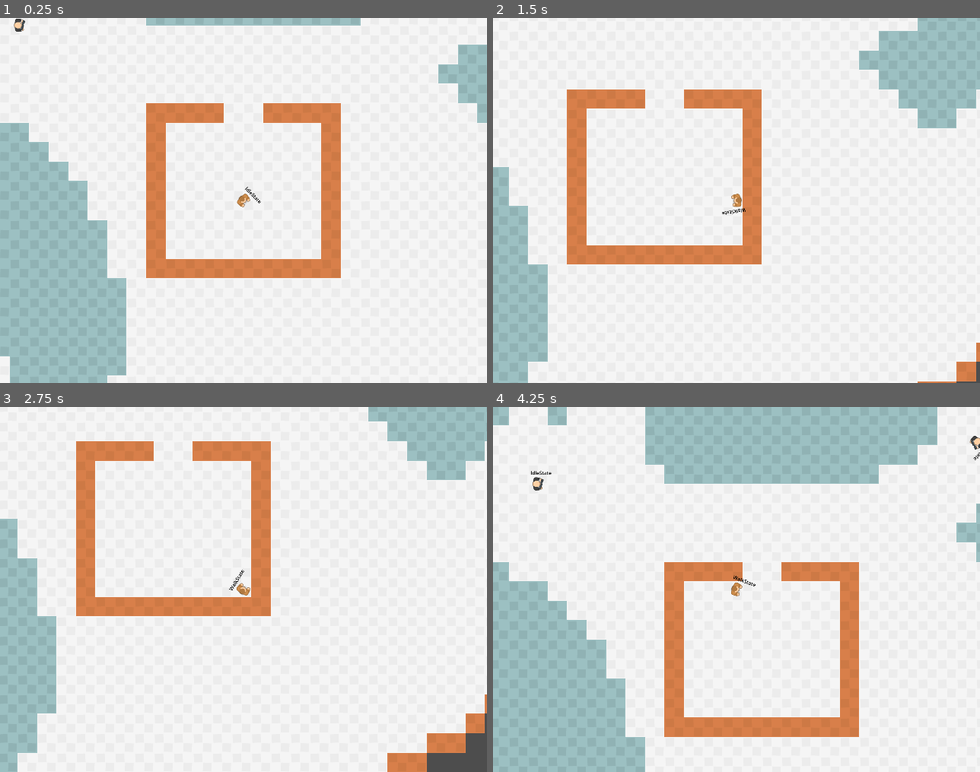
Above: before the commit, frames 1-4 (two rows, left to right).
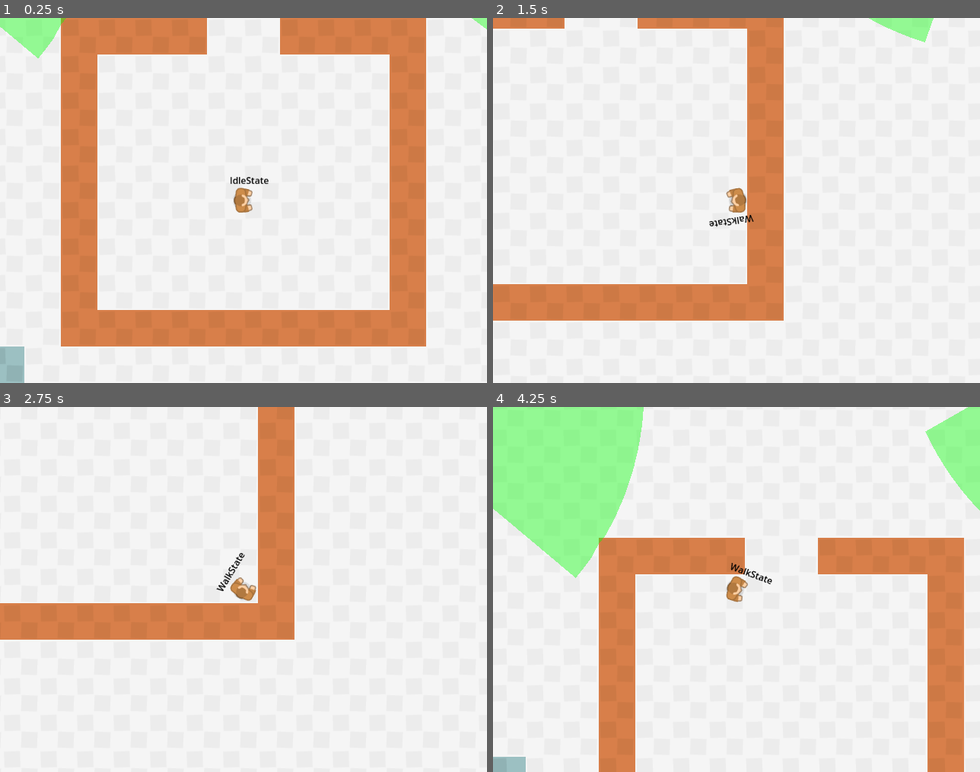
Above: after the commit, the same moments.

Repository: ChewieCB/LD52-Godot4
Game: Godot game, scene res://src/levels/test/TestLevel.tscn
Same seed, same stepped clock (60 frames per second), same inputs: the game is played once before the commit and once after it.
Inputs (mouse positions are in pixels of both pictures, inside the frame that each line leads up to):
- Up to frame 1 (0.25 s): no input
- Up to frame 2 (1.5 s): tap Enter at 0.5 s; move the mouse to (843, 182) at 0.52 s; hold D (move_right) 0.53-1.28 s; move the mouse to (639, 218) at 1.27 s; hold S (move_down) from 1.28 s (still down)
- Up to frame 3 (2.75 s): move the mouse to (292, 509) at 2.02 s; release S (move_down) at 2.03 s; hold D (move_right) from 2.03 s (still down)
- Up to frame 4 (4.25 s): tap R (reset) at 2.75 s; move the mouse to (712, 662) at 2.77 s; release D (move_right) at 2.78 s; hold W (move_up) 2.78-3.53 s; move the mouse to (882, 644) at 3.52 s; hold A (move_left) from 3.53 s (still down)

The runs differ from the first frame. In frame 1, 44% of the frame differs, in the area x 0-100%, y 0-100%; in frame 2, 26%; in frame 3, 22%; in frame 4, 54%.
Error before the commit: Invalid call. Nonexistent function 'get_next_location' in base 'NavigationAgent2D'. (res://src/characters/enemies/base_enemy.gd:38)
Error after the commit: Invalid call. Nonexistent function 'set_target_location' in base 'NavigationAgent2D'. (res://src/characters/enemies/base_enemy.gd:43)

Commit message:
Implemented view cones and enemy FOV

Diff:
--- a/src/characters/enemies/BaseEnemy.tscn
+++ b/src/characters/enemies/BaseEnemy.tscn
@@ -10,6 +10,7 @@
 [ext_resource type="Script" path="res://src/characters/enemies/states/search_state.gd" id="8_psnr6"]
 [ext_resource type="Script" path="res://src/characters/enemies/states/return_state.gd" id="9_jor3s"]
 [ext_resource type="Script" path="res://src/characters/enemies/states/attack_state.gd" id="10_g7cen"]
+[ext_resource type="Script" path="res://src/characters/enemies/view_cone.gd" id="11_8eg5v"]
 
 [sub_resource type="RectangleShape2D" id="RectangleShape2D_bdcfo"]
 size = Vector2(41, 47)
@@ -96,6 +97,7 @@
 [node name="AttackDelayTimer" type="Timer" parent="StateManager/AttackState"]
 
 [node name="ViewCone" type="Area2D" parent="."]
+script = ExtResource("11_8eg5v")
 
 [node name="CollisionShape2D" type="CollisionShape2D" parent="ViewCone"]
 
@@ -115,4 +117,3 @@
 text = "STATE"
 
 [connection signal="timeout" from="StateManager/AttackState/AttackDelayTimer" to="StateManager/AttackState" method="_on_attack_delay_timer_timeout"]
-[connection signal="target_reached" from="NavigationAgent2D" to="StateManager/MoveState/ReturnState" method="_on_navigation_agent_2d_target_reached"]
--- a/src/characters/enemies/base_enemy.gd
+++ b/src/characters/enemies/base_enemy.gd
@@ -1,11 +1,13 @@
 class_name BaseEnemy
 extends BaseCharacter
 
+@export @onready var player: Player
 @export @onready var target_node: Node
 var target: Vector2
 @onready var _agent = $NavigationAgent2D
 @onready var initial_position := self.global_position
 @onready var initial_rotation := self.global_rotation
+@onready var viewcone = $ViewCone
 
 var distance_to_target: float
 var next_location: Vector2
@@ -14,13 +16,10 @@
 
 func _ready() -> void:
 	super._ready()
-	target = target_node.global_position
+	if target_node:
+		target = target_node.global_position
 	if target:
 		_agent.set_target_location(target)
-
-
-func _draw() -> void:
-	draw_circle(to_local(initial_position), 8.0, Color.RED)
 
 
 func _process(_delta: float) -> void:
@@ -38,9 +37,21 @@
 		next_location = _agent.get_next_location()
 
 	# If we're too close, stop trying to get closer
-	if target_node and distance_to_target < 48:
-		return
+#	if target_node and distance_to_target < 48:
+#		return
 
 	_agent.set_target_location(target)
 
 	states.physics_process(delta)
+
+
+#func _on_view_cone_body_entered(body):
+#	if body is Player:
+#		target_node = body
+#		states.change_state($StateManager/MoveState/ChaseState)
+#
+#
+#
+#func _on_view_cone_body_exited(body):
+#	if body is Player:
+#		states.change_state($StateManager/MoveState/ReturnState)
--- a/src/characters/enemies/states/attack_state.gd
+++ b/src/characters/enemies/states/attack_state.gd
@@ -3,11 +3,10 @@
 @onready var timer := $AttackDelayTimer
 @export var move_state: AIMoveState
 
-var timer_finished: bool
+var timer_finished: bool = false
 
 
 func enter() -> void:
-	timer_finished = false
 	timer.start()
 
 
@@ -24,12 +23,13 @@
 		return move_state.chase_state
 
 	if timer_finished:
+		timer_finished = false
 		return move_state.return_state
 
 	return null
 
 
 func _on_attack_delay_timer_timeout():
-	if actor.target:
+	if actor.target_node:
 		actor.target_node.death()
 	timer_finished = true
--- a/src/characters/enemies/states/chase_state.gd
+++ b/src/characters/enemies/states/chase_state.gd
@@ -1,6 +1,8 @@
 extends AIMoveState
 
 @export var acceleration: float = 2000
+
+var has_lost_player: bool = false
 
 
 func enter() -> void:
@@ -8,13 +10,15 @@
 
 
 func physics_process(delta: float) -> BaseState:
+	if not actor.viewcone.overlaps_body(actor.player):
+		return return_state
+
 	if actor.distance_to_target < 60:
 		return attack_state
 
-	if actor._agent.is_navigation_finished():
-		await(get_tree().create_timer(1.0))
-
-	if not actor.can_chase or (actor.target_node and actor.target_node.is_dead):
+	if not actor.can_chase or \
+	not actor.target_node or \
+	(actor.target_node and actor.target_node.is_dead):
 		return return_state
 	else:
 		var direction := actor.global_position.direction_to(actor.next_location)
--- a/src/characters/enemies/states/idle_state.gd
+++ b/src/characters/enemies/states/idle_state.gd
@@ -8,7 +8,8 @@
 
 
 func physics_process(delta: float) -> BaseState:
-	if actor.distance_to_target > 120:
+	if actor.viewcone.overlaps_body(actor.player):
+		actor.target_node = actor.player
 		return chase_state
 
 	apply_friction(friction)
--- a/src/characters/enemies/states/return_state.gd
+++ b/src/characters/enemies/states/return_state.gd
@@ -20,21 +20,18 @@
 
 
 func physics_process(delta: float) -> BaseState:
-	if actor.global_position == actor.initial_position:
+	if actor._agent.is_navigation_finished():
 		return idle_state
 
-	if not actor.can_chase:
-		return idle_state
-	else:
-		var direction := actor.global_position.direction_to(actor.next_location)
-		actor.global_rotation = direction.angle()
-		var desired_velocity := direction * 400.0
-		var steering := (desired_velocity - actor.velocity) * delta * 4.0
-		apply_acceleration(steering)
-		apply_movement()
+	if actor.viewcone.overlaps_body(actor.player):
+		actor.target_node = actor.player
+		return chase_state
+
+	var direction := actor.global_position.direction_to(actor.next_location)
+	actor.global_rotation = direction.angle()
+	var desired_velocity := direction * 400.0
+	var steering := (desired_velocity - actor.velocity) * delta * 4.0
+	apply_acceleration(steering)
+	apply_movement()
 
 	return null
-
-
-func _on_navigation_agent_2d_target_reached():
-	pass
--- /dev/null
+++ b/src/characters/enemies/view_cone.gd
@@ -0,0 +1,69 @@
+extends Area2D
+
+@export var detection_radius: float = 512
+@export var view_angle: int:
+	set(val):
+		view_angle = val
+@export var FOV: int = 80
+
+@onready var actor = get_parent()
+
+var cell_size = Vector2(32, 32)
+var space_state
+
+var view_cone_points:
+	set(val):
+		view_cone_points = val
+		var new_shape = ConvexPolygonShape2D.new()
+		new_shape.points = (view_cone_points)
+		$CollisionShape2D.shape = new_shape
+var view_cone_points_colors
+var view_cone
+var draw_colour = Color.GREEN
+
+
+func _draw() -> void:
+	if view_cone_points:
+		draw_colour.a = 0.4
+		draw_polygon(view_cone_points, Array([draw_colour]))
+
+
+func _process(_delta) -> void:
+	queue_redraw()
+
+
+func _physics_process(delta) -> void:
+	space_state = get_world_2d().direct_space_state
+	view_cone = gen_circle_arc_poly(cell_size/2 + Vector2(-32, -18), detection_radius, view_angle - FOV/2, view_angle + FOV/2)
+	view_cone_points = view_cone[0]
+	view_cone_points_colors = view_cone[1]
+
+
+func gen_circle_arc_poly(center, radius, angle_from, angle_to) -> Array:
+	var nb_points = 32
+	var points_arc = Array()
+	var colors = Array()
+	points_arc.push_back(center)
+	colors.push_back(Color.FOREST_GREEN)
+
+	for i in range(nb_points + 1):
+		var angle_point = angle_from + i * (angle_to - angle_from) / nb_points
+		var _point = center + Vector2(
+			cos(deg_to_rad(angle_point)),
+			sin(deg_to_rad(angle_point))
+		) * radius
+		# Check if the point collides with anything
+		var query = PhysicsRayQueryParameters2D.create(to_global(center), to_global(_point), 0b1010, [actor.get_rid()])
+		var result = space_state.intersect_ray(query)
+		if result:
+			# Add the point where the ray collides
+			points_arc.push_back(to_local(result.position))
+			colors.push_back(Color.RED)
+		else:
+			# Add the point as normal
+			points_arc.push_back(_point)
+			colors.push_back(Color.GREEN)
+	# Update the points array
+	view_cone_points = points_arc
+
+	return [points_arc, colors]
--- a/src/characters/player/Player.tscn
+++ b/src/characters/player/Player.tscn
@@ -26,7 +26,7 @@
 
 [node name="Camera2D" type="Camera2D" parent="."]
 current = true
-zoom = Vector2(0.4, 0.4)
+zoom = Vector2(0.75, 0.75)
 
 [node name="StateManager" type="Node" parent="." node_paths=PackedStringArray("starting_state")]
 script = ExtResource("3_f1tag")
--- a/src/levels/test/TestLevel.tscn
+++ b/src/levels/test/TestLevel.tscn
@@ -1533,11 +1533,13 @@
 
 [node name="Player" parent="." instance=ExtResource("1_dekb5")]
 
-[node name="BaseEnemy" parent="." node_paths=PackedStringArray("target_node") instance=ExtResource("3_tmutn")]
+[node name="BaseEnemy" parent="." node_paths=PackedStringArray("player", "target_node") instance=ExtResource("3_tmutn")]
 position = Vector2(-736, -576)
-target_node = NodePath("../Player")
-
-[node name="BaseEnemy2" parent="." node_paths=PackedStringArray("target_node") instance=ExtResource("3_tmutn")]
+player = NodePath("../Player")
+target_node = NodePath("")
+
+[node name="BaseEnemy2" parent="." node_paths=PackedStringArray("player", "target_node") instance=ExtResource("3_tmutn")]
 position = Vector2(704, -712)
 rotation = 2.35619
-target_node = NodePath("../Player")
+player = NodePath("../Player")
+target_node = NodePath("")
--- a/src/utils/state_machine/state_manager.gd
+++ b/src/utils/state_machine/state_manager.gd
@@ -35,6 +35,7 @@
 func physics_process(delta: float) -> void:
 	var new_state = current_state.physics_process(delta)
 	if new_state:
+		print(actor.name, new_state.name)
 		change_state(new_state)
 
 
Not shown: 1 places in src/characters/enemies/BaseEnemy.tscn that only renumber resources
